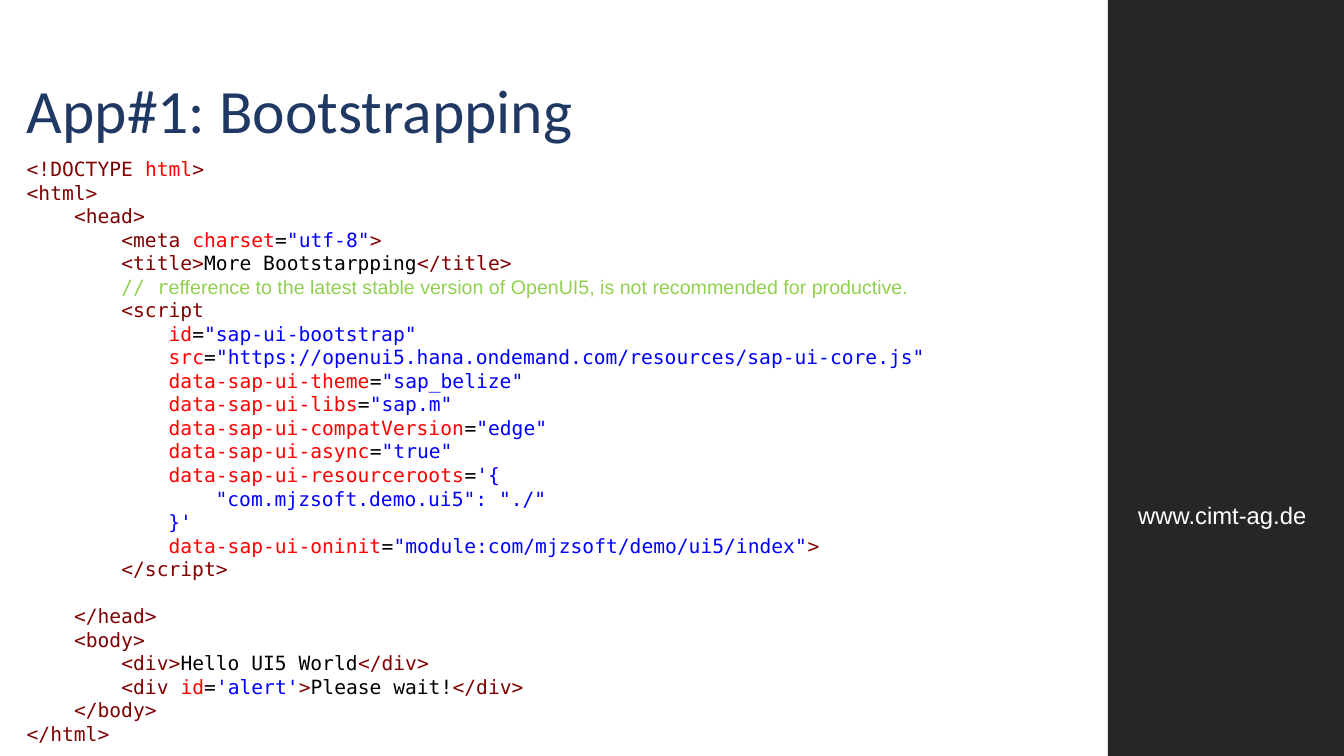
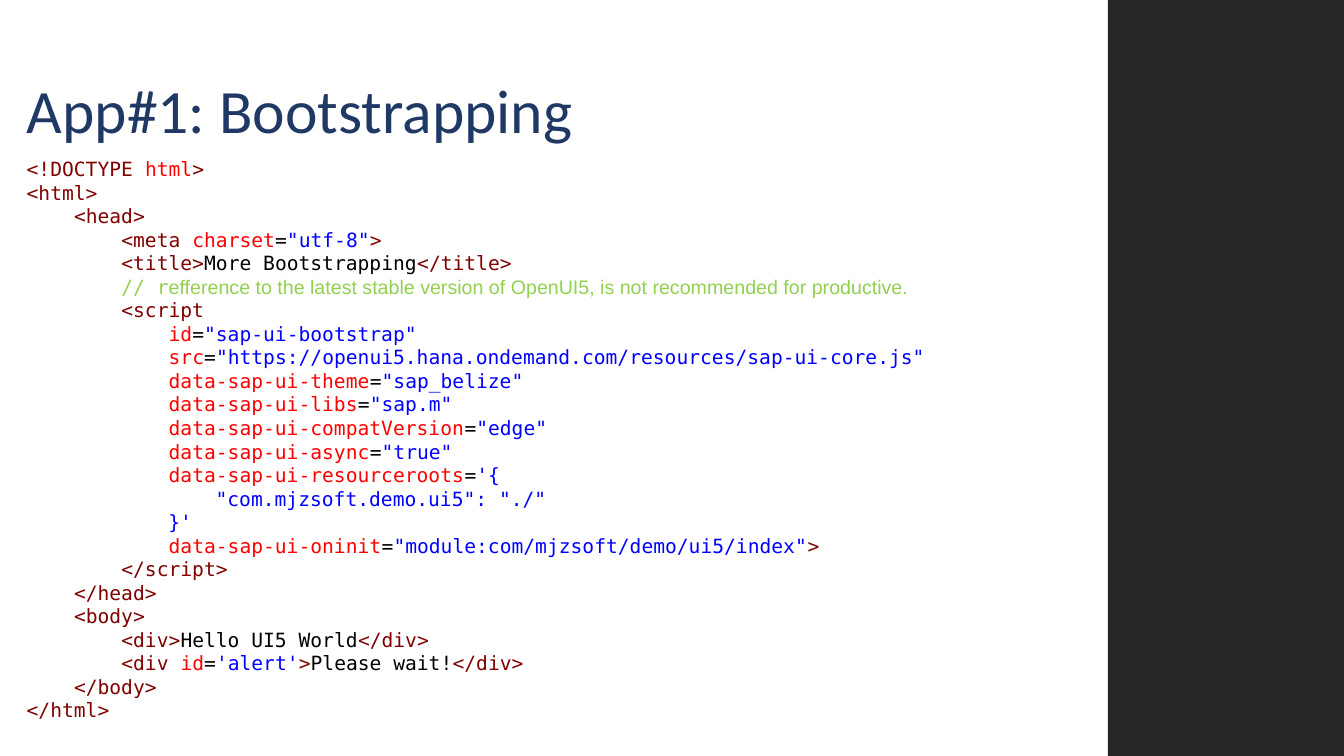
Before and after one commit to MJZSoft/OpenUI5Tutorial, a slide deck: slide 11 of Presentations/UI5_001.pptx. Drawn at 1344x756 pixels with LibreOffice and Linux fonts; fonts in the diff are those of the drawing; background and template pictures are left out. Boxes give left, top, right and bottom in pixels: in the first picture for what was removed or moved away, otherwise in the second. Text is boxed around its words. In the diff, an @@ line names an element or a change of style, - is before the commit and + after.

```diff
--- a/Presentations/UI5_001.pptx
+++ b/Presentations/UI5_001.pptx
@@ text at (121,255,511,275): text changed @@
-<title>More Bootstarpping</title>
+<title>More Bootstrapping</title>
@@ text removed at (1138,506,1306,529) @@
-www.cimt-ag.de
```
Also in this commit, not shown: 12 other slides changed, 2 other files.
